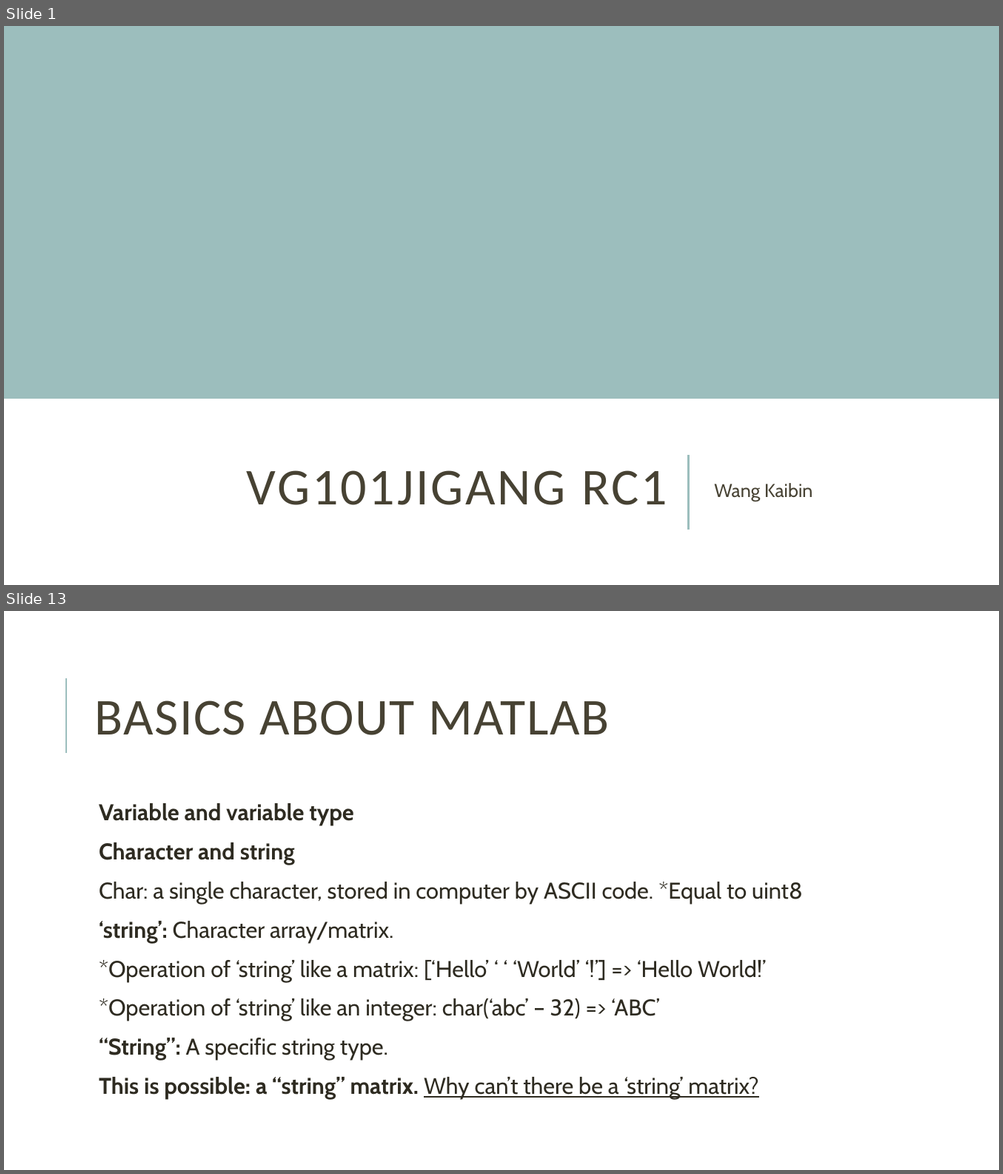
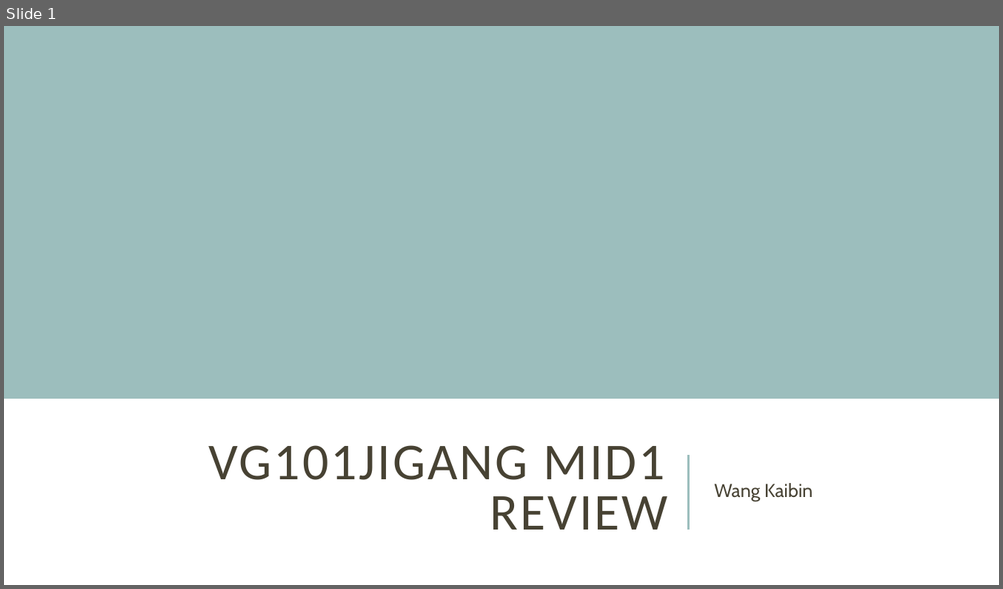
Before and after one commit to kevin-wang-2/Jigang-VG101-RC-for-Matlab, a slide deck: Big RC/VG101Jigang Mid1 WKB.pptx. Shown one above the other, each under a label of ours: slides 1 and 13 before the commit, slide 1 after it; the slides between them are not shown. The pictures are 1003x1174 and 1003x589 pixels, drawn with LibreOffice and Linux fonts; fonts in the diff are those of the drawing. Boxes give left, top, right and bottom in pixels: in the first picture for what was removed or moved away, otherwise in the second. Text is boxed around its words. In the diff, an @@ line names an element or a change of style, - is before the commit and + after.

```diff
--- a/Big RC/VG101Jigang Mid1 WKB.pptx
+++ b/Big RC/VG101Jigang Mid1 WKB.pptx
@@ slide 13 removed at (x1=4, y1=611, x2=999, y2=1170), background #FFFFFF @@
@@ line removed from (66, 753) to (66, 678) @@
@@ title removed at (x1=95, y1=701, x2=609, y2=735) @@
-BASICS ABOUT MATLAB
@@ text removed at (x1=99, y1=803, x2=802, y2=1099) @@
-  Variable and variable type
-  Character and string
-  Char: a single character, stored in computer by ASCII code. *Equal to uint8
-  ‘string’: Character array/matrix.
-  *Operation of ‘string’ like a matrix: [‘Hello’ ‘ ‘ ‘World’ ‘!’] => ‘Hello World!’
-  *Operation of ‘string’ like an integer: char(‘abc’ – 32) => ‘ABC’
-  “String”: A specific string type.
-  This is possible: a “string” matrix. Why can’t there be a ‘string’ matrix?
@@ slide 1 changed as well @@
@@ title at (x1=208, y1=446, x2=668, y2=530): text changed @@
-VG101JIGANG RC1
+VG101JIGANG MID1 REVIEW
```
Also in this commit, not shown: 3 other slides changed, 12 slides added, 17 other slides removed.
